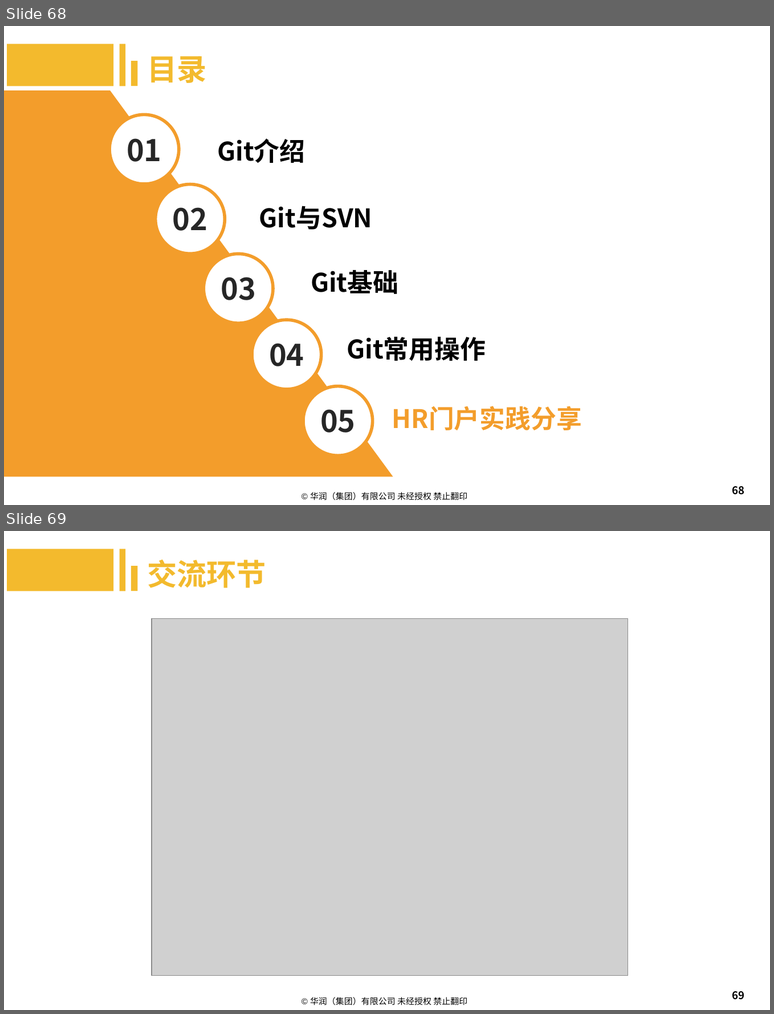
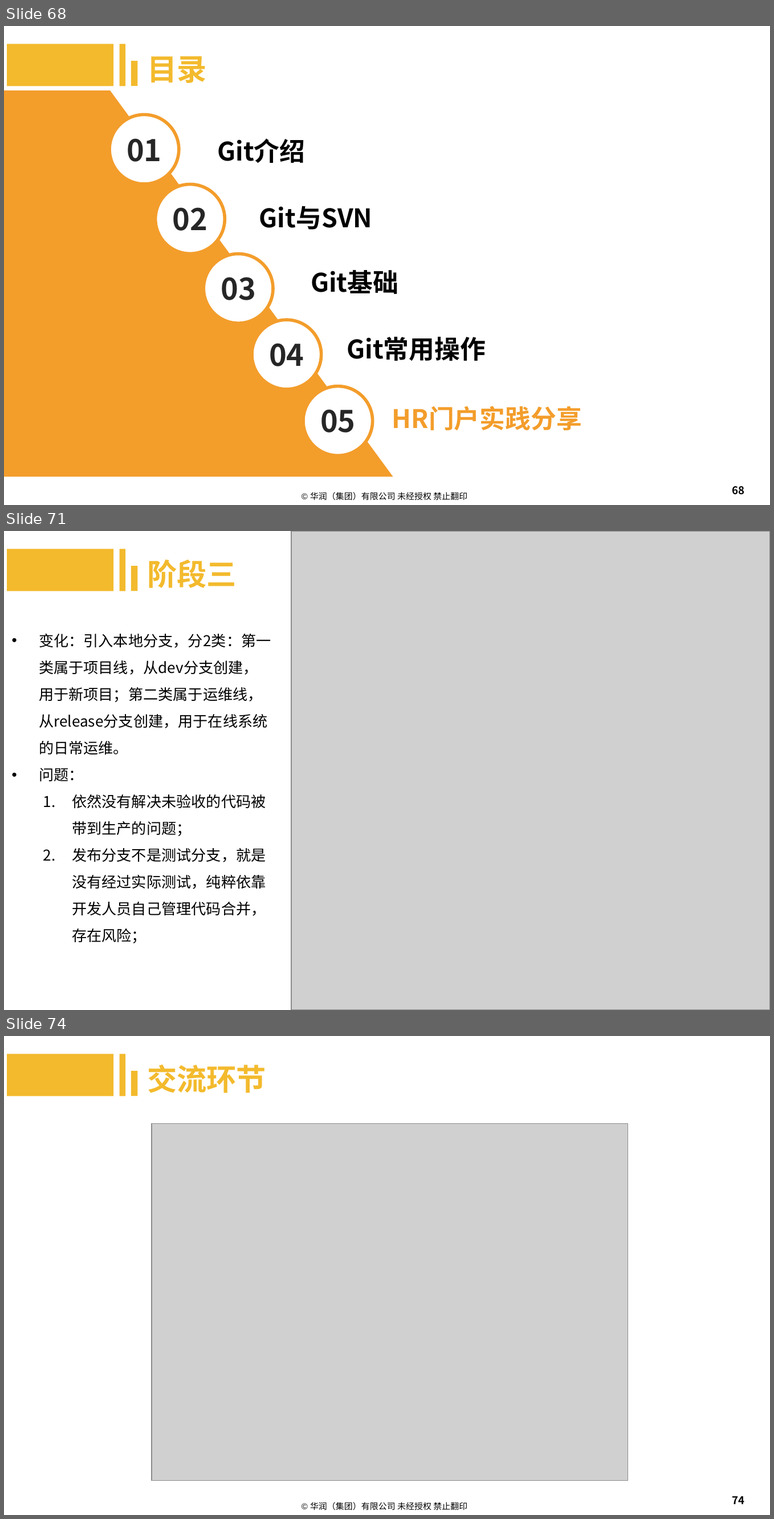
Before and after one commit to machenzhao/git-present, a slide deck: Git.pptx. Shown one above the other, each under a label of ours: slides 68 and 69 before the commit, slides 68, 71 and 74 after it; the slides between them are not shown. The pictures are 774x1014 and 774x1519 pixels, drawn with LibreOffice and Linux fonts; fonts in the diff are those of the drawing; grey boxes stand for pictures; background and template pictures are left out. Boxes give left, top, right and bottom in pixels: in the first picture for what was removed or moved away, otherwise in the second. Text is boxed around its words. In the diff, an @@ line names an element or a change of style, - is before the commit and + after.

```diff
--- a/Git.pptx
+++ b/Git.pptx
@@ slide 71 added at box(4, 531, 770, 1010), background #FFFFFF; not listed: 1 template element that a slide beside it also shows @@
@@ picture added at box(291, 531, 770, 1010) @@
@@ rectangle added at box(7, 549, 113, 591), fill #F3BA2D @@
@@ rectangle added at box(120, 549, 126, 591), fill #F3BA2D @@
@@ text added at box(147, 559, 237, 588), 28 pt, text #F3BA2D, bold @@
+阶段三
@@ rectangle added at box(131, 566, 138, 591), fill #F3BA2D @@
@@ text added at box(39, 634, 271, 943), 14 pt, text #000000 @@
+• 变化：引入本地分支，分2类：第一类属于项目线，从dev分支创建，用于新项目；第二类属于运维线，从release分支创建，用于在线系统的日常运维。
+• 问题：
+  1. 依然没有解决未验收的代码被带到生产的问题；
+  2. 发布分支不是测试分支，就是没有经过实际测试，纯粹依靠开发人员自己管理代码合并，存在风险；
@@ page number added at box(586, 985, 752, 1010), 10 pt, text #000000 @@
+71
@@ what was slide 69 is now slide 74 @@
@@ page number at box(732, 1496, 744, 1504): text changed @@
-69
+74
```
Also in this commit, not shown: 1 slide changed, 4 other slides added, 2 other files.
